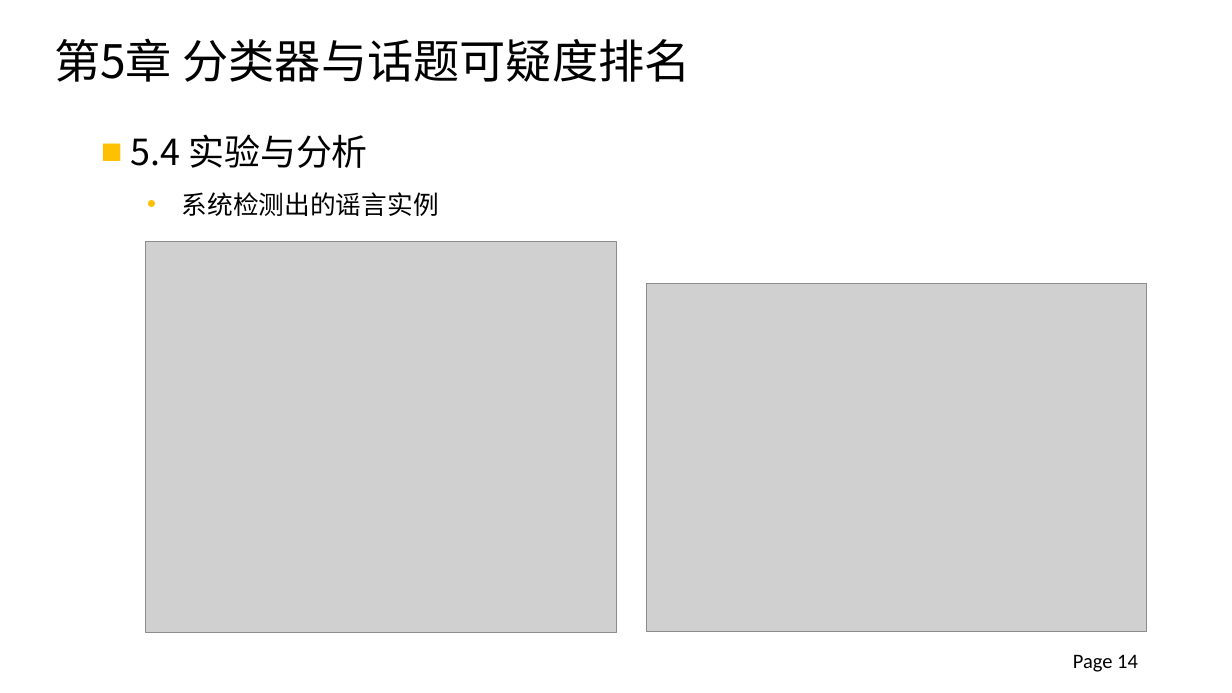
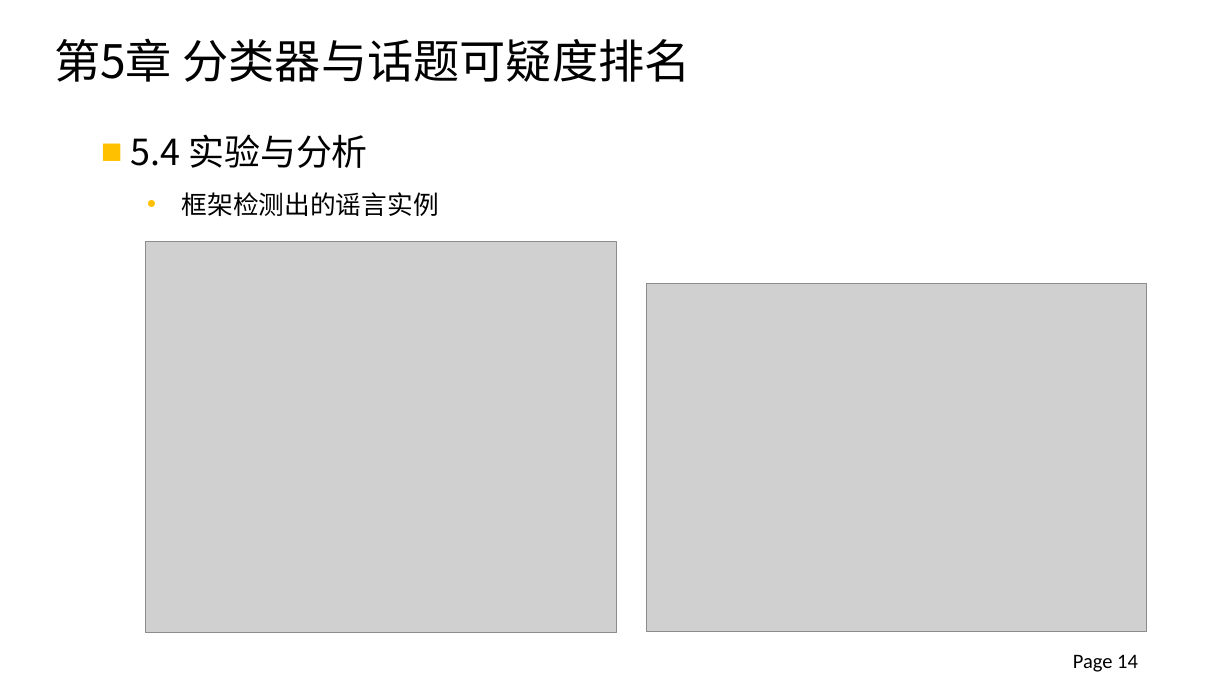
Before and after one commit to xinke0802/DataProcess, a slide deck: slide 14 of 2012013297_钟仰新_毕设论文答辩.pptx. Drawn at 1232x693 pixels with LibreOffice and Linux fonts; fonts in the diff are those of the drawing; grey boxes stand for pictures; background and template pictures are left out. Boxes give left, top, right and bottom in pixels: in the first picture for what was removed or moved away, otherwise in the second. Text is boxed around its words. In the diff, an @@ line names an element or a change of style, - is before the commit and + after.

```diff
--- a/2012013297_钟仰新_毕设论文答辩.pptx
+++ b/2012013297_钟仰新_毕设论文答辩.pptx
@@ text at <box>182,192,439,216</box>: text changed @@
-  • 系统检测出的谣言实例
+  • 框架检测出的谣言实例
```
Also in this commit, not shown: 11 other slides changed, 1 other file.
